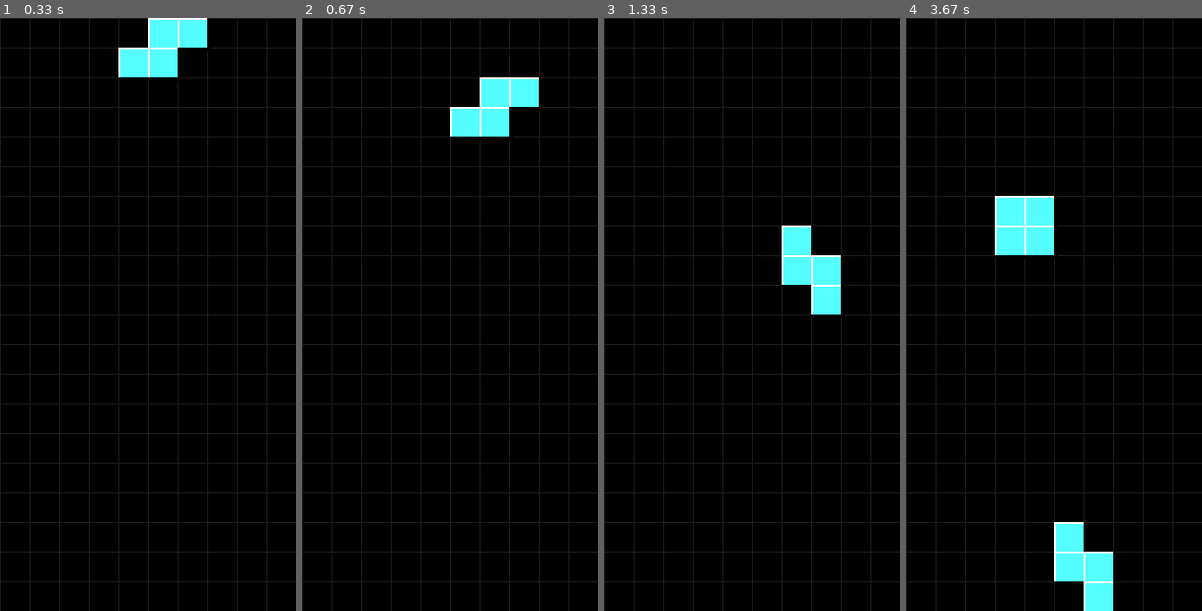
Above: before the commit, frames 1-4 (left to right).
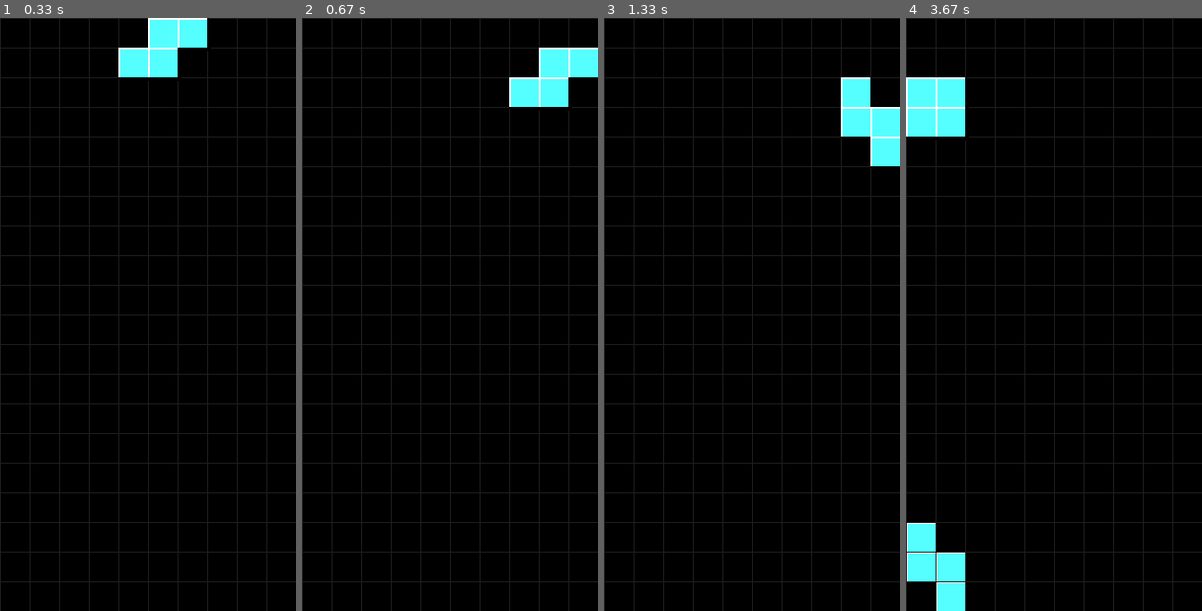
Above: after the commit, the same moments.

Repository: facbonum/tetris-pygame
Game: pygame game, started from tetris.py
The game is run twice, just before and just after one commit, with the same random seed, the same clock (stepped at 60 frames per second) and the same inputs.
Inputs:
- Up to frame 1 (0.33 s): no input
- Up to frame 2 (0.67 s): hold Right from 0.33 s (still down)
- Up to frame 3 (1.33 s): release Right at 0.8 s; hold Up 0.83-1.13 s; hold Right from 1.17 s (still down)
- Up to frame 4 (3.67 s): release Right at 1.63 s; hold Left 1.67-2.2 s; hold Down 2.23-2.53 s; hold P 2.57-2.97 s; hold Left 2.57-2.97 s; hold P 3-3.4 s; hold Left from 3.43 s (still down)

Frame 1 is identical in both runs. In frame 2, 3.1% of the frame differs, in the area x 50-100%, y 5-21%; in frame 3, 4.1%; in frame 4, 8.1%, in the area x 0-71%, y 10-100%.

Commit message:
Bug fixes, refactoring

Diff:
--- a/tetris.py
+++ b/tetris.py
@@ -1,94 +1,73 @@
-import pygame
-import random
-import sys
-import time
+import pygame, random, sys
 
-# Initialize Pygame
-pygame.init()
-
-# Screen settings
+# Constants
 SCREEN_WIDTH, SCREEN_HEIGHT = 320, 640
-screen = pygame.display.set_mode((SCREEN_WIDTH, SCREEN_HEIGHT))
-pygame.display.set_caption("Tetris")
-
-# Colors (retro palette)
-COLORS = [
-    (255, 85, 85), (255, 165, 0), (255, 255, 85), (0, 255, 85),
-    (85, 255, 255), (85, 85, 255), (255, 85, 255)
-]
-WHITE, BLACK, GRID_COLOR = (255, 255, 255), (0, 0, 0), (30, 30, 30)
-
-# Game constants
 BLOCK_SIZE = 32
 BOARD_WIDTH, BOARD_HEIGHT = SCREEN_WIDTH // BLOCK_SIZE, SCREEN_HEIGHT // BLOCK_SIZE
-FALL_SPEED = 500  # Slower falling speed (milliseconds)
-MOVE_DELAY = 150  # Delay for horizontal movement
-ROTATE_DELAY = 200  # Delay for rotation
+FALL_SPEED, MOVE_SPEED = 500, 50
 
-# Tetromino shapes
+# Colors
+COLORS = [(255, 85, 85), (255, 165, 0), (255, 255, 85), (0, 255, 85), (85, 255, 255), (85, 85, 255), (255, 85, 255)]
+WHITE, BLACK, GRID_COLOR, SHADOW = (255, 255, 255), (0, 0, 0), (30, 30, 30), (0, 0, 0)
+
+# Shapes
 SHAPES = [
     [[1, 1, 1, 1]], [[1, 1], [1, 1]], [[0, 1, 0], [1, 1, 1]],
     [[1, 1, 0], [0, 1, 1]], [[0, 1, 1], [1, 1, 0]],
     [[1, 0, 0], [1, 1, 1]], [[0, 0, 1], [1, 1, 1]]
 ]
 
-# Draw tetromino with shading and shadow
-def draw_tetromino(x, y, shape, color):
-    shadow_offset, shadow_color = 4, (0, 0, 0)
-    # Shadow
-    for cy, row in enumerate(shape):
-        for cx, cell in enumerate(row):
-            if cell:
-                pygame.draw.rect(screen, shadow_color, (x + cx * BLOCK_SIZE + shadow_offset, y + cy * BLOCK_SIZE + shadow_offset, BLOCK_SIZE, BLOCK_SIZE))
-    # Main blocks with shading
-    for cy, row in enumerate(shape):
-        for cx, cell in enumerate(row):
-            if cell:
-                rect = pygame.Rect(x + cx * BLOCK_SIZE, y + cy * BLOCK_SIZE, BLOCK_SIZE, BLOCK_SIZE)
-                pygame.draw.rect(screen, color, rect)
-                pygame.draw.line(screen, WHITE, rect.topleft, rect.topright, 2)
-                pygame.draw.line(screen, WHITE, rect.topleft, rect.bottomleft, 2)
-                pygame.draw.line(screen, BLACK, rect.bottomleft, rect.bottomright, 2)
-                pygame.draw.line(screen, BLACK, rect.topright, rect.bottomright, 2)
+# Initialize Pygame
+pygame.init()
+screen = pygame.display.set_mode((SCREEN_WIDTH, SCREEN_HEIGHT))
+pygame.display.set_caption("Tetris")
+clock = pygame.time.Clock()
 
-# Rotate shape
+
+def new_tetromino():
+    """Generates a new random tetromino"""
+    shape = random.choice(SHAPES)
+    color = random.choice(COLORS)
+    spawn_x = BOARD_WIDTH // 2 - len(shape[0]) // 2
+    return shape, color, [spawn_x, 0]
+
+
 def rotate(shape):
+    """Rotates tetromino clockwise"""
     return [list(row) for row in zip(*shape[::-1])]
 
-# Valid position check
+
 def valid_position(board, shape, offset):
+    """Check if shape fits on the board at the offset"""
     off_x, off_y = offset
     for cy, row in enumerate(shape):
         for cx, cell in enumerate(row):
             if cell:
-                # Check if the position is within bounds
                 if off_x + cx < 0 or off_x + cx >= BOARD_WIDTH or off_y + cy >= BOARD_HEIGHT:
                     return False
-                # Check if there's already a block in the position
                 if off_y + cy >= 0 and board[off_y + cy][off_x + cx]:
                     return False
     return True
 
-# Hard drop (instant drop to the bottom)
+
 def hard_drop(board, shape, offset):
+    """Instantly drop the tetromino to the floor"""
     while valid_position(board, shape, [offset[0], offset[1] + 1]):
         offset[1] += 1
     return offset
 
-# Clear full lines
+
 def clear_lines(board):
-    full_lines = [i for i, row in enumerate(board) if all(cell for cell in row)]
-    for i in full_lines:
+    """Clear completed lines and return count"""
+    lines = [i for i, row in enumerate(board) if all(row)]
+    for i in lines:
         del board[i]
         board.insert(0, [0] * BOARD_WIDTH)
-    return len(full_lines)
+    return len(lines)
 
-# Draw the game board with grid and blocks
+
 def draw_board(board):
-    for x in range(0, SCREEN_WIDTH, BLOCK_SIZE):
-        pygame.draw.line(screen, GRID_COLOR, (x, 0), (x, SCREEN_HEIGHT))
-    for y in range(0, SCREEN_HEIGHT, BLOCK_SIZE):
-        pygame.draw.line(screen, GRID_COLOR, (0, y), (SCREEN_WIDTH, y))
+    """Draw the board grid and placed pieces"""
     for y, row in enumerate(board):
         for x, cell in enumerate(row):
             if cell:
@@ -99,78 +78,99 @@
                 pygame.draw.line(screen, BLACK, rect.bottomleft, rect.bottomright, 2)
                 pygame.draw.line(screen, BLACK, rect.topright, rect.bottomright, 2)
 
-# Main game loop
+    # Draw grid lines
+    for x in range(0, SCREEN_WIDTH, BLOCK_SIZE):
+        pygame.draw.line(screen, GRID_COLOR, (x, 0), (x, SCREEN_HEIGHT))
+    for y in range(0, SCREEN_HEIGHT, BLOCK_SIZE):
+        pygame.draw.line(screen, GRID_COLOR, (0, y), (SCREEN_WIDTH, y))
+
+
+def draw_tetromino(x, y, shape, color):
+    """Draws the falling tetromino with shading and shadow"""
+    shadow_offset = 4
+    for cy, row in enumerate(shape):
+        for cx, cell in enumerate(row):
+            if cell:
+                # Shadow
+                pygame.draw.rect(screen, SHADOW, (
+                    x + cx * BLOCK_SIZE + shadow_offset, y + cy * BLOCK_SIZE + shadow_offset, BLOCK_SIZE, BLOCK_SIZE))
+                # Main block
+                rect = pygame.Rect(x + cx * BLOCK_SIZE, y + cy * BLOCK_SIZE, BLOCK_SIZE, BLOCK_SIZE)
+                pygame.draw.rect(screen, color, rect)
+                pygame.draw.line(screen, WHITE, rect.topleft, rect.topright, 2)
+                pygame.draw.line(screen, WHITE, rect.topleft, rect.bottomleft, 2)
+                pygame.draw.line(screen, BLACK, rect.bottomleft, rect.bottomright, 2)
+                pygame.draw.line(screen, BLACK, rect.topright, rect.bottomright, 2)
+
+
 def main():
-    clock = pygame.time.Clock()
+    """Main game loop"""
     board = [[0] * BOARD_WIDTH for _ in range(BOARD_HEIGHT)]
+    current_shape, current_color, offset = new_tetromino()
 
-    def new_tetromino():
-        shape = random.choice(SHAPES)
-        color = random.choice(COLORS)
-        # Start spawn in the middle of the board, ensuring valid position
-        spawn_x = BOARD_WIDTH // 2 - len(shape[0]) // 2
-        spawn_y = 0  # Start from the top row
-        return shape, color, [spawn_x, spawn_y]
-
-    current_shape, current_color, offset = new_tetromino()
-    fall_timer = pygame.time.get_ticks()  # Start fall timer
-    last_rotate_time, last_move_time = 0, 0
+    fall_timer, move_timer = pygame.time.get_ticks(), 0
     paused = False
 
     while True:
         screen.fill(BLACK)
+        current_time = pygame.time.get_ticks()
+
         for event in pygame.event.get():
             if event.type == pygame.QUIT:
                 pygame.quit()
                 sys.exit()
-            elif event.type == pygame.KEYDOWN:
-                if event.key == pygame.K_p:  # Toggle pause
+
+            if event.type == pygame.KEYDOWN:
+                if event.key == pygame.K_p:  # Pause
                     paused = not paused
-                if event.key == pygame.K_DOWN:  # Hard drop on down arrow
-                    offset = hard_drop(board, current_shape, offset)
-                if event.key == pygame.K_UP and not paused:  # Rotate
-                    rotated_shape = rotate(current_shape)
-                    if valid_position(board, rotated_shape, offset):
-                        current_shape = rotated_shape
-                if event.key == pygame.K_LEFT and not paused:  # Left movement
-                    new_offset = [offset[0] - 1, offset[1]]
-                    if valid_position(board, current_shape, new_offset):
-                        offset = new_offset
-                if event.key == pygame.K_RIGHT and not paused:  # Right movement
-                    new_offset = [offset[0] + 1, offset[1]]
-                    if valid_position(board, current_shape, new_offset):
-                        offset = new_offset
+                if not paused:
+                    if event.key == pygame.K_DOWN:  # Hard drop
+                        offset = hard_drop(board, current_shape, offset)
+                    if event.key == pygame.K_UP:  # Rotate
+                        rotated = rotate(current_shape)
+                        if valid_position(board, rotated, offset):
+                            current_shape = rotated
 
-        # Gravity - control speed consistently
+        keys = pygame.key.get_pressed()
         if not paused:
-            current_time = pygame.time.get_ticks()
-            if current_time - fall_timer >= FALL_SPEED:  # Ensure the timer is consistent
-                if valid_position(board, current_shape, [offset[0], offset[1] + 1]):
-                    offset[1] += 1
-                else:
-                    # Place the tetromino on the board at the final position
-                    for cy, row in enumerate(current_shape):
-                        for cx, cell in enumerate(row):
-                            if cell:
-                                board[offset[1] + cy][offset[0] + cx] = current_color
-                    # Clear lines and spawn a new tetromino
-                    lines_cleared = clear_lines(board)
-                    current_shape, current_color, offset = new_tetromino()  # Get a new tetromino
-                    fall_timer = pygame.time.get_ticks()  # Reset fall timer after tetromino placement
+            if keys[pygame.K_LEFT] and current_time - move_timer > MOVE_SPEED:
+                new_offset = [offset[0] - 1, offset[1]]
+                if valid_position(board, current_shape, new_offset):
+                    offset = new_offset
+                move_timer = current_time
 
-        # Draw the game
+            if keys[pygame.K_RIGHT] and current_time - move_timer > MOVE_SPEED:
+                new_offset = [offset[0] + 1, offset[1]]
+                if valid_position(board, current_shape, new_offset):
+                    offset = new_offset
+                move_timer = current_time
+
+        # Gravity
+        if not paused and current_time - fall_timer >= FALL_SPEED:
+            if valid_position(board, current_shape, [offset[0], offset[1] + 1]):
+                offset[1] += 1
+            else:
+                for cy, row in enumerate(current_shape):
+                    for cx, cell in enumerate(row):
+                        if cell:
+                            board[offset[1] + cy][offset[0] + cx] = current_color
+                clear_lines(board)
+                current_shape, current_color, offset = new_tetromino()
+            fall_timer = current_time
+
+        # Draw
         draw_board(board)
         draw_tetromino(offset[0] * BLOCK_SIZE, offset[1] * BLOCK_SIZE, current_shape, current_color)
 
-        # If paused, display the pause screen
+        # Pause screen
         if paused:
             font = pygame.font.SysFont('Segoe UI', 50)
             pause_text = font.render("PAUSED", True, WHITE)
             screen.blit(pause_text, (SCREEN_WIDTH // 4, SCREEN_HEIGHT // 2 - 25))
 
         pygame.display.update()
-        clock.tick(8)
+        clock.tick(60)
 
-# Run the game
+
 if __name__ == "__main__":
     main()
